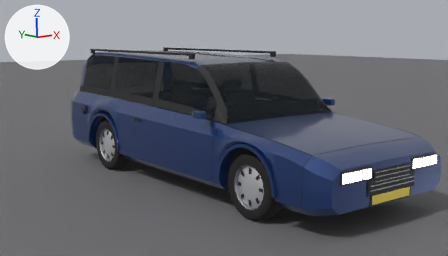
A saved change to the Blender file assets/blender/tr_estate.blend.
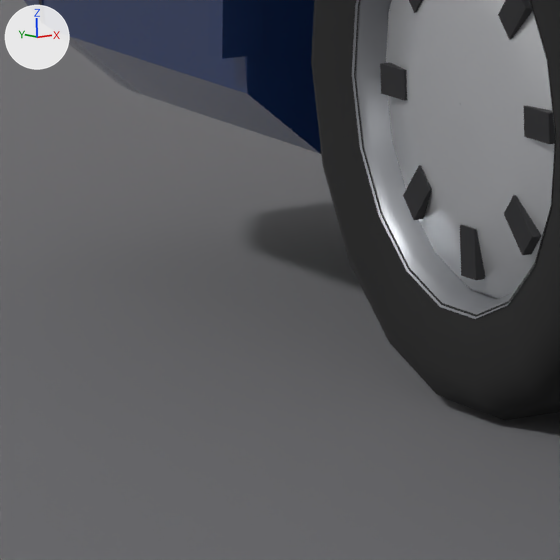
The first picture shows the older version from the file's camera 'Camera'. The close-ups show the older and then the newer version on the part from 16% to 26% of the width and 53% to 70% of the height of that picture. Only the edits that show in the close-ups are written down. The axes (+X, +Y, +Z) are drawn at upper left. The lights are the same throughout.

Before the edit, the objects in view are built like this:
```python
me_flare_rr = bpy.data.meshes.new('flare_RR')
me_flare_rr.from_pydata(...)  # 76 vertices, 74 faces; spans x -0.9..-0.856, y 0.887..1.693, z 0.31..0.713
me_flare_rr.polygons.foreach_set('use_smooth', [True] * 74)
me_flare_rr.materials.append(mat_paint)  # dark blue #1f3f7a
me_quarter_r = bpy.data.meshes.new('quarter_R')
me_quarter_r.from_pydata(...)  # 252 vertices, 221 faces; spans x -0.886..-0.758, y 1.175..2.162, z 0.2..0.908
me_quarter_r.polygons.foreach_set('use_smooth', [True] * 221)
me_quarter_r.materials.append(mat_paint)  # dark blue #1f3f7a
me_wheel_rr = bpy.data.meshes.new('wheel_RR')
me_wheel_rr.from_pydata(...)  # 416 vertices, 318 faces; spans x -0.1..0.1, y -0.31..0.31, z -0.305..0.305
# faces by material slot: [126, 54, 54, 70, 14]
me_wheel_rr.materials.append(mat_tyre)  # black #1d1d1d
me_wheel_rr.materials.append(mat_steel)  # grey #95979b
me_wheel_rr.materials.append(mat_hubcap)  # light grey #dddee1
me_wheel_rr.materials.append(mat_trim)  # black #242427
me_wheel_rr.materials.append(mat_chrome)  # white #e7e7ea
ob_flare_rr = bpy.data.objects.new('flare_RR', me_flare_rr)
ob_flare_rr.parent = ob_trestate
ob_flare_rr.location = (0.0, 0.0, 0.0)
ob_quarter_r = bpy.data.objects.new('quarter_R', me_quarter_r)
ob_quarter_r.parent = ob_trestate
ob_quarter_r.location = (0.0, 0.0, 0.0)
ob_wheel_rr = bpy.data.objects.new('wheel_RR', me_wheel_rr)
ob_wheel_rr.parent = ob_hub_rr
ob_wheel_rr.location = (0.0, 0.0, 0.0)
# also in view: 'Ground' at (0.0, 0.0, 0.0)
```
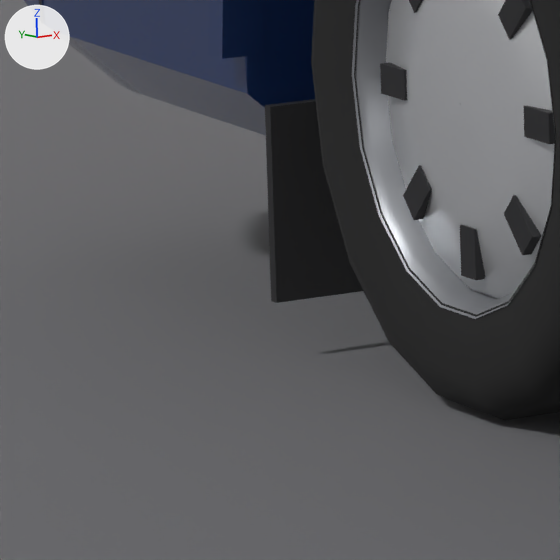
The change, as JSON lines over the scene's bpy script:
```json
{"op": "add", "block": "me_mudflap_rr", "code": ["me_mudflap_rr = bpy.data.meshes.new('mudflap_RR')", "me_mudflap_rr.from_pydata(...)  # a box spanning x -0.11..0.11, y -0.006..0.006, z -0.1..0.1", "me_mudflap_rr.materials.append(mat_trim)  # black #242427"]}
{"op": "add", "block": "ob_mudflap_rr", "code": ["ob_mudflap_rr = bpy.data.objects.new('mudflap_RR', me_mudflap_rr)", "ob_mudflap_rr.parent = ob_trestate", "ob_mudflap_rr.location = (-0.75, 1.645, 0.16)"]}
```

What differs and where, as boxes (x1, y1, x2, y2) in the close-ups (560 x 560 px):
```json
{"object": "mudflap_RR", "change": "added", "after": [265, 99, 363, 303], "on screen": "black"}
```
